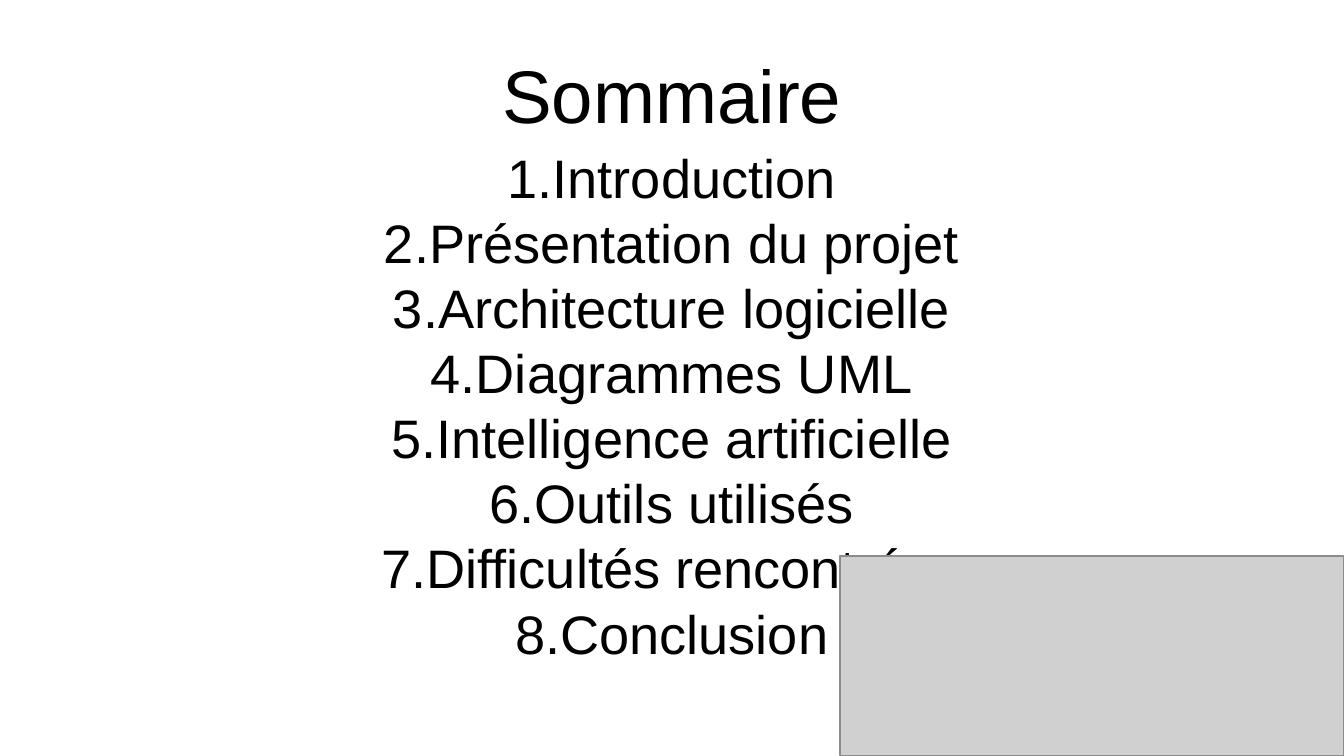
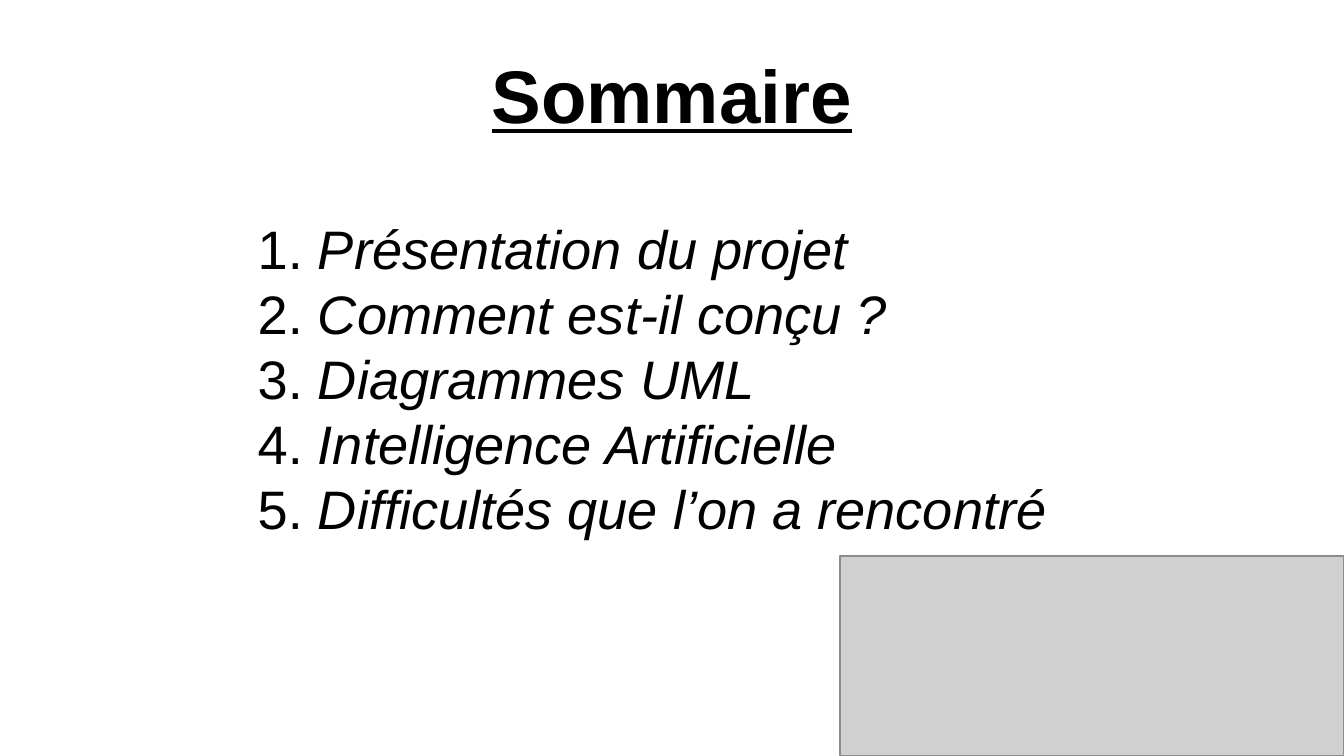
Before and after one commit to Noahrng/Projet_IA_Chess, a slide deck: slide 2 of diapo/projetIACHESS.odp. Drawn at 1344x756 pixels with LibreOffice and Linux fonts; fonts in the diff are those of the drawing; grey boxes stand for pictures. Boxes give left, top, right and bottom in pixels: in the first picture for what was removed or moved away, otherwise in the second. Text is boxed around its words. In the diff, an @@ line names an element or a change of style, - is before the commit and + after.

```diff
--- a/diapo/projetIACHESS.odp
+++ b/diapo/projetIACHESS.odp
@@ title "Sommaire" at <box>492,69,852,133</box>: bold on, underline on @@
@@ subtitle at <box>258,229,1047,539</box>: text changed; italic on @@
-1.Introduction
-2.Présentation du projet
-3.Architecture logicielle
-4.Diagrammes UML
-5.Intelligence artificielle
-6.Outils utilisés
-7.Difficultés rencontrées
-8.Conclusion
+1. Présentation du projet
+2. Comment est-il conçu ?
+3. Diagrammes UML
+4. Intelligence Artificielle
+5. Difficultés que l’on a rencontré
```
Also in this commit, not shown: 5 other slides changed, 2 slides added, 4 slides removed, 1 other file.
